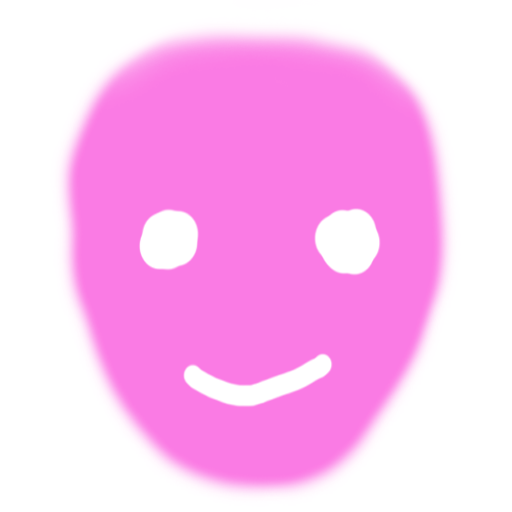
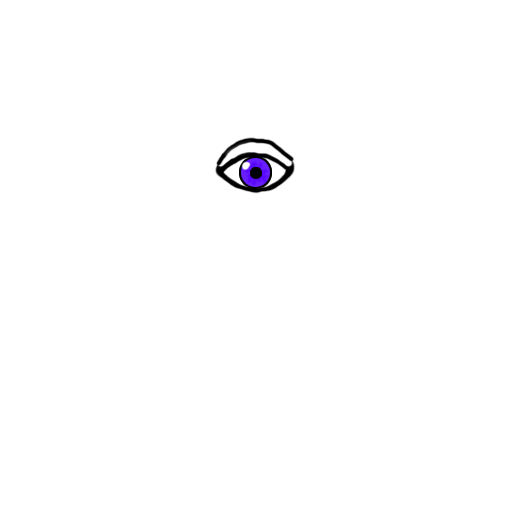
Layer changes from the first w=512, h=512 image to the second:
painted on "Layer 9" over [214, 137, 296, 194]
hid "Layer 0" over [55, 22, 457, 502]
